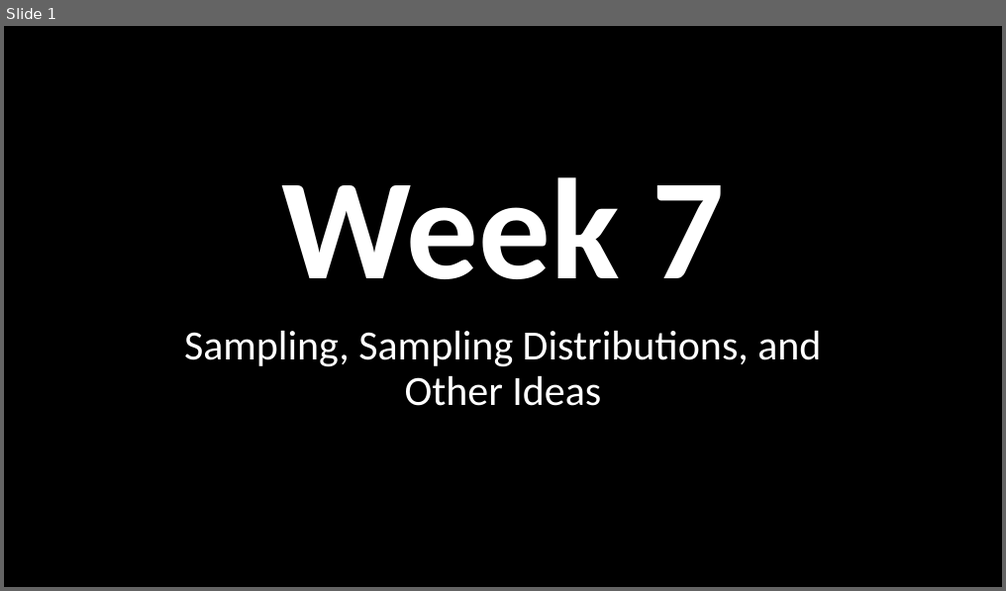
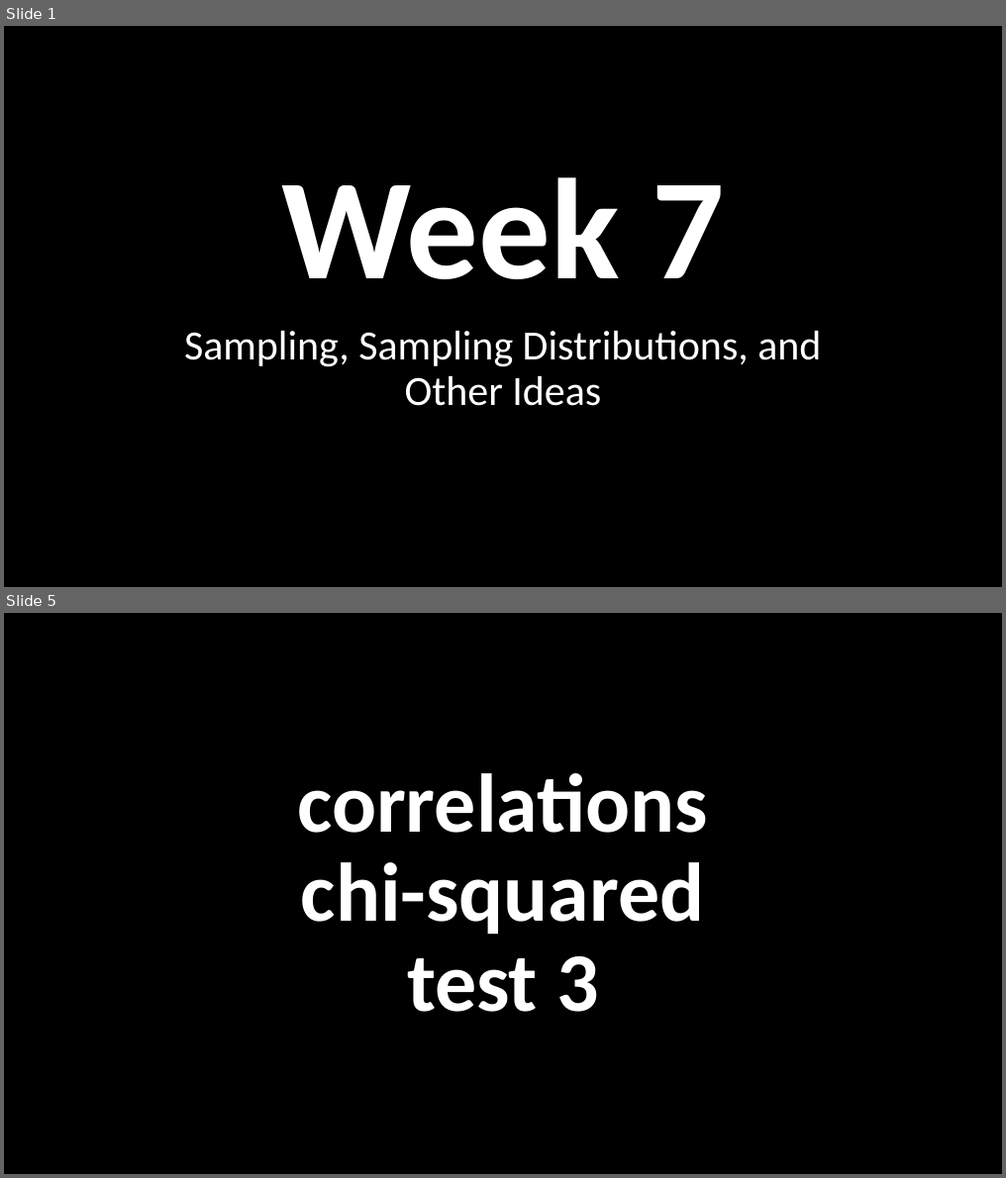
Before and after one commit to nicklalone/CIST_2500, a slide deck: ppts/06 - Tuesday.pptx. Shown one above the other, each under a label of ours: slide 1 before the commit, slides 1 and 5 after it; the slides between them are not shown. The pictures are 1006x591 and 1006x1178 pixels, drawn with LibreOffice and Linux fonts; fonts in the diff are those of the drawing. Boxes give left, top, right and bottom in pixels: in the first picture for what was removed or moved away, otherwise in the second. Text is boxed around its words. In the diff, an @@ line names an element or a change of style, - is before the commit and + after.

```diff
--- a/ppts/06 - Tuesday.pptx
+++ b/ppts/06 - Tuesday.pptx
@@ slide 5 added at [4, 613, 1002, 1174], background #000000 @@
@@ title added at [297, 773, 708, 1012], 80 pt, text #FFFFFF, bold @@
+correlations
+chi-squared
+test 3
```
Also in this commit, not shown: 6 slides changed, 4 other slides added, 2 other files.
